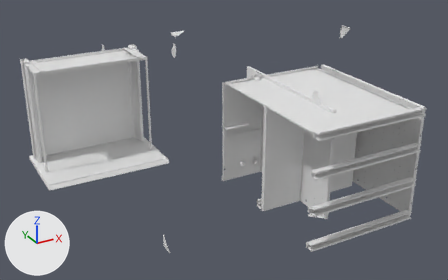
What one commit did to the glTF model Drawings/3d/1LLVB4-06D0MW.glb.
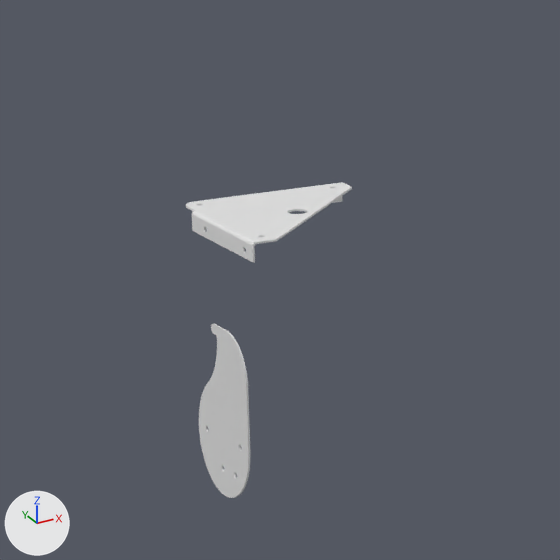
The first picture shows the older version from a camera (50 mm lens) standing at (-1752.0, -2650.0, 1286.0) and looking at (-251.0, 80.0, -79.0). The close-ups show the older and then the newer version on the part from 35% to 45% of the width and 5% to 22% of the height of that picture. Only the edits that show in the close-ups are written down. Every picture has the same lights, and +X, +Y and +Z are marked at lower left. Where no turn or scale is listed for an object, it has been applied to the vertices.

Names of what the first close-up shows: 'BXXTR0-000000__Body1', 'SD0SUP-000000_v6__Body1'.
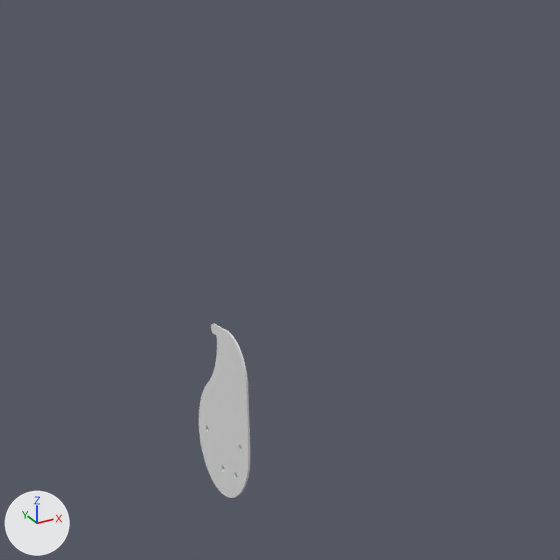
Boxes [x1, y1, x2, y2] around the edits, measured in the close-ups (560 x 560 px):
'BXXTR0-000000__Body1', deleted: before [186, 182, 352, 263]

The change, as a list of edits to the scene's bpy script:
```text
Remove ob_bxxtr0_000000__body1:
    ob_bxxtr0_000000__body1 = bpy.data.objects.new('BXXTR0-000000__Body1', me_bxxtr0_000000__body1)
    ob_bxxtr0_000000__body1.location = (0.0, 0.0, 0.0)
```
